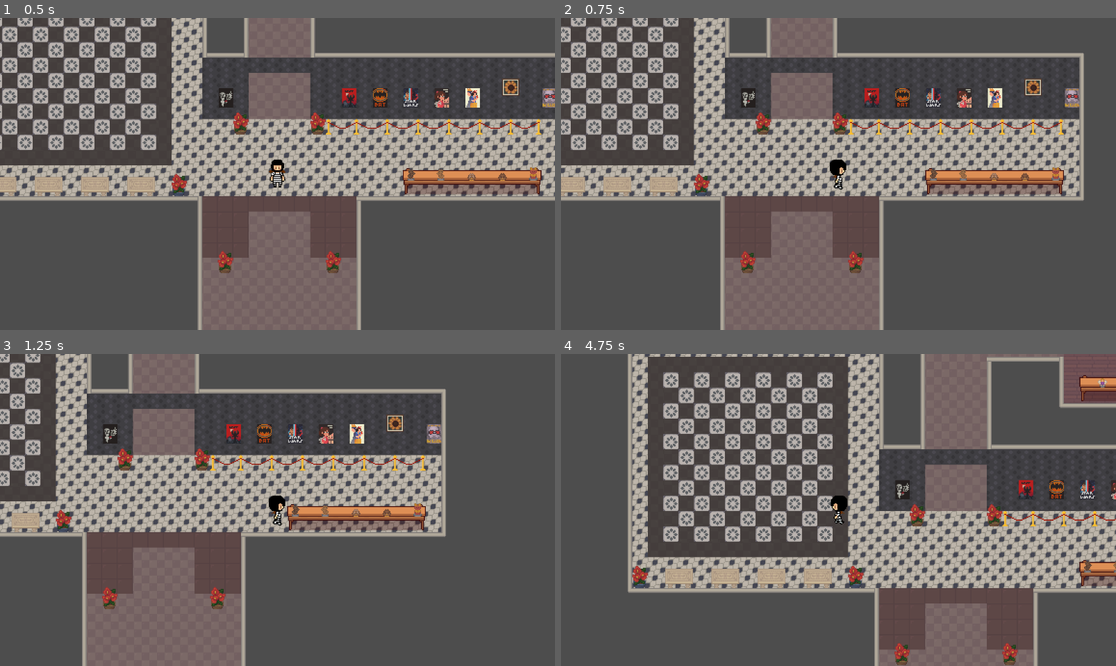
Above: before the commit, frames 1-4 (two rows, left to right).
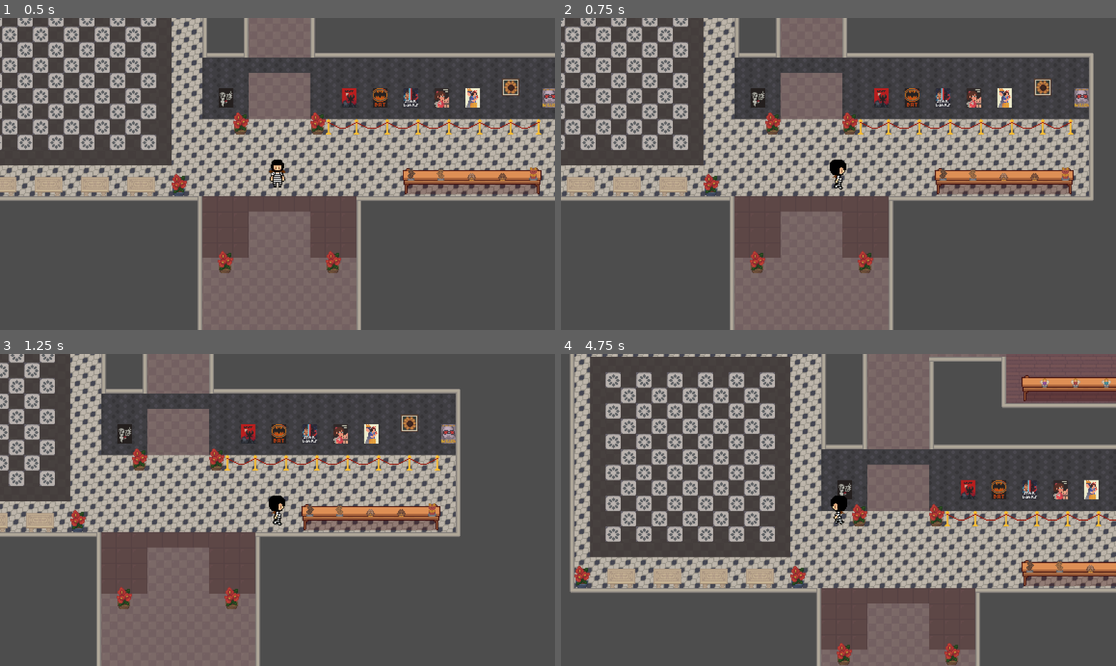
Above: after the commit, the same moments.

Repository: toonwuka04/BurglaryProto4
Game: Godot game, scene res://InnerMusuem.tscn
Two runs of this game, one before a commit and one after it. Both use one fixed random seed, a clock stepped at 60 frames per second and the inputs below.
Inputs:
- Up to frame 1 (0.5 s): no input
- Up to frame 2 (0.75 s): tap Enter at 0.5 s; hold Right (ui_right) from 0.53 s (still down)
- Up to frame 3 (1.25 s): keep holding Right (ui_right)
- Up to frame 4 (4.75 s): release Right (ui_right) at 1.28 s; hold Down (ui_down) 1.28-2.03 s; hold Right (ui_right) 2.03-2.78 s; hold Up (ui_up) 2.78-3.53 s; hold Left (ui_left) from 3.53 s (still down)

Frame 1 is identical in both runs. In frame 2, 27% of the frame differs, in the area x 0-96%, y 0-100%; in frame 3, 20%; in frame 4, 46%, in the area x 1-100%, y 0-100%.

Commit message:
thief restarts

Diff:
--- a/officer.gd
+++ b/officer.gd
@@ -5,20 +5,22 @@
 @export var CHASE_SPEED: int = 150
 
 @onready var sprite: Sprite2D = $Sprite2D
-@onready var tiemr = $Timer
+@onready var timer = $Timer
 
 var direction: Vector2
 var left_bounds: float
 var right_bounds: float
 
 enum States {
-	WANDER
+	WANDER,
+	CHASE
 }
 
 var current_state = States.WANDER
 
 func _ready():
 	var patrol_range = 200  # how far to walk left/right from start
+	thief = $"../Thief"
 
 	left_bounds = position.x - patrol_range
 	right_bounds = position.x + patrol_range
@@ -30,15 +32,26 @@
 
 func _physics_process(delta: float) -> void:
 	handle_movement(delta)
-	change_direction()
-	look_for_player()
+	if current_state == States.WANDER:
+		change_direction()
 
 func handle_movement(delta: float) -> void:
 	if current_state == States.WANDER:
 		velocity = direction * SPEED
+		position.x = clamp(position.x, left_bounds, right_bounds)
+	elif current_state == States.CHASE:
+		if thief == null:
+			print("🚨 Thief is null!")
+			return
+		var to_thief = (thief.global_position - global_position)
+		if to_thief.length() > 1000:
+			print("Chase vector too long! Something's wrong.")
+			return
+		velocity = to_thief.normalized() * CHASE_SPEED
+		sprite.flip_h = to_thief.x < 0
 
 	move_and_slide()
-	position.x = clamp(position.x, left_bounds, right_bounds)
+
 
 func change_direction() -> void:
 	if direction.x > 0 and position.x >= right_bounds:
@@ -48,8 +61,19 @@
 		direction = Vector2(1, 0)
 		sprite.flip_h = false
 
-func look_for_player():
-	pass
+
+func start_chase():
+	current_state = States.CHASE
 
 func _on_timer_timeout() -> void:
 	current_state = States.WANDER
+
+
+func _on_flashlight_body_entered(body: Node2D) -> void:
+	#print("Body entered:", body.name)
+	#print("Thief ref:", thief)
+	#if body == thief:
+		#print("✅ Thief detected, starting chase!")
+		#start_chase()
+	get_tree().change_scene_to_file("res://InnerMusuem.tscn")
+	#pass # Replace with function body.
--- a/officer.tscn
+++ b/officer.tscn
@@ -32,4 +32,5 @@
 
 [node name="Timer" type="Timer" parent="."]
 
+[connection signal="body_entered" from="Flashlight" to="." method="_on_flashlight_body_entered"]
 [connection signal="timeout" from="Timer" to="." method="_on_timer_timeout"]
--- a/thief.gd
+++ b/thief.gd
@@ -1,6 +1,6 @@
 extends CharacterBody2D
 
-const SPEED = 200.0
+const SPEED = 150.0
 @onready var sprite_2d = $Sprite2D
 
 func _physics_process(_delta):
@@ -26,5 +26,5 @@
 
 
 func _on_area_2d_body_entered(body: Node2D) -> void:
-	get_tree().change_scene_to_file("res://InnerMusuem.tscn")
+	#get_tree().change_scene_to_file("res://InnerMusuem.tscn")
 	pass # Replace with function body.
